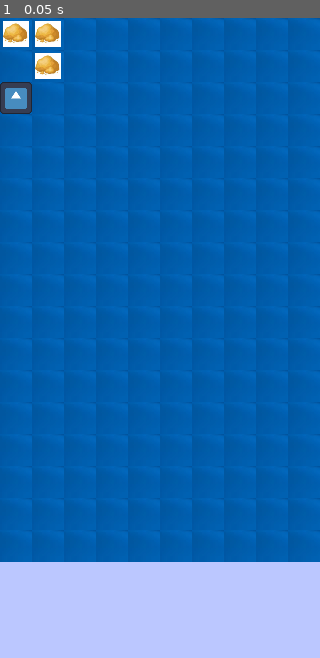
Above: before the commit, frame 1.
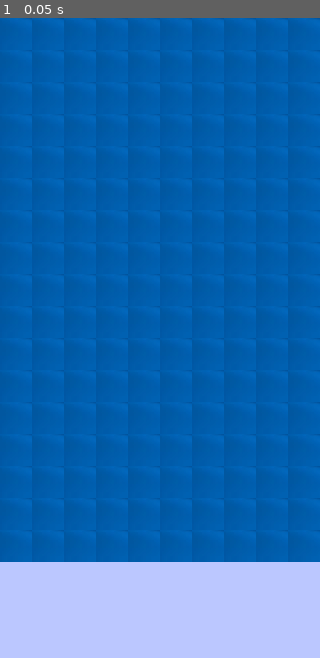
Above: after the commit, the same moment.

Repository: liu5855019/dm_sync
Game: Godot game, scene res://tscns/level.tscn
Two runs of this game, one before a commit and one after it. Both use one fixed random seed, a clock stepped at 60 frames per second and the inputs below. The engine's default icon, where the game draws it, is replaced by a stand-in: a white triangle on a blue panel in a dark square.
Inputs:
- Up to frame 1 (0.05 s): no input

The runs differ from the first frame. In frame 1, 1.5% of the frame differs, in the area x 0-20%, y 0-15%.
Error after the commit: Parse Error: Used space character for indentation instead of tab as used before in the file. (res://tscns/level.gd:22)

Commit message:
add mining func

Diff:
--- a/CaiKuang/tscns/PlayerData.gd
+++ b/CaiKuang/tscns/PlayerData.gd
@@ -2,12 +2,14 @@
 extends Resource
 class_name PlayerData # 注册类名，方便在其他地方引用
 
+var type: String = Sys.type_player
+
+
 # 属性定义
 @export var level: int = 1                   # 关卡等级
 @export var position: Vector2i = Vector2i.ZERO # 位置信息
-@export var act: int = 100
-var act_speed: float = 2.0
-var type: String = Sys.type_player
+@export var act: int = 10
+var mining_speed: float = 2.0
 
 # 构造函数（可选）
 func _init(lvl: int = 1, pos: Vector2i = Vector2i.ZERO):
--- a/CaiKuang/tscns/level.gd
+++ b/CaiKuang/tscns/level.gd
@@ -1,12 +1,16 @@
 extends Node2D
+
+class_name Level
 
 
 var player_scene = load("res://tscns/player.tscn")
 var ore_scene = load("res://tscns/ore.tscn")
 
 var score = 0.0
+signal score_changed(old_value: int, new_value: int)
+
 # 声明一个只能存储 OreData 对象的数组
-#var player_data_list: Array[OreData] = []
+# var player_data_list: Array[OreData] = []
 var player_data_list: Array = []
 
 func _ready() -> void:
@@ -16,6 +20,9 @@
 	player_data_list.append(PlayerData.new(1, Vector2(0, 2)))
 
 	reload_scene()
+
+    Ore.
+
 
 
 func _physics_process(delta: float) -> void:
--- a/CaiKuang/tscns/ore.gd
+++ b/CaiKuang/tscns/ore.gd
@@ -5,7 +5,11 @@
 
 var data: OreData
 
-func cai_kuang(act: int):
+
+signal score_add(value: int)
+
+
+func mining(act: int):
 	if data.current_resource < act:
 		data.current_resource -= data.current_resource
 	else:
--- a/CaiKuang/tscns/player.gd
+++ b/CaiKuang/tscns/player.gd
@@ -12,7 +12,7 @@
 
 # 用于记录当前是否正在与矿石交互
 var current_ore = null # 记录当前靠近的矿石节点
-
+var mining_interval = 0
 
 
 func _ready():
@@ -20,6 +20,16 @@
 	# 假设 Player 和 TileMapLayer 是同一个父节点的子节点
 	tile_map_layer = get_parent().get_parent().get_node("TileMapLayer")
 
+
+
+func _physics_process(delta: float) -> void:
+	if Sys.isPase:
+		return;
+
+    if current_ore == null:
+        mining_interval = 0
+
+    mining(delta)
 
 
 
@@ -108,3 +118,12 @@
 	size.y = max(0, size.y)
 	size.y = min(size.y, used_rect.size.y-1)
 	return size
+
+## cai kuang
+func mining(delta: float):
+    mining_interval += delta
+    if mining_interval >= data.mining_speed:
+        # 执行采矿逻辑
+        mining_interval = 0
+        if current_ore:
+            current_ore.mining(data.act)
